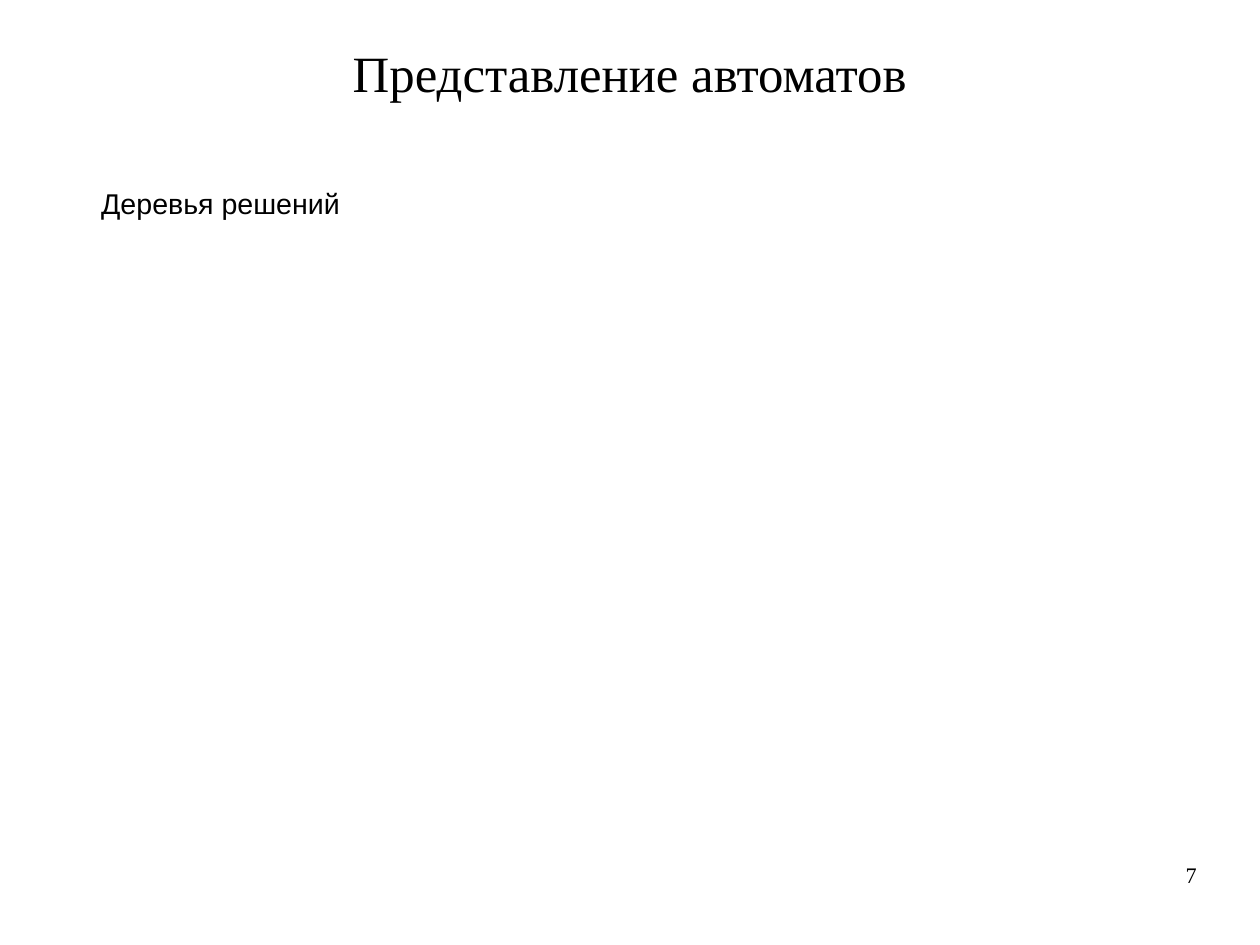
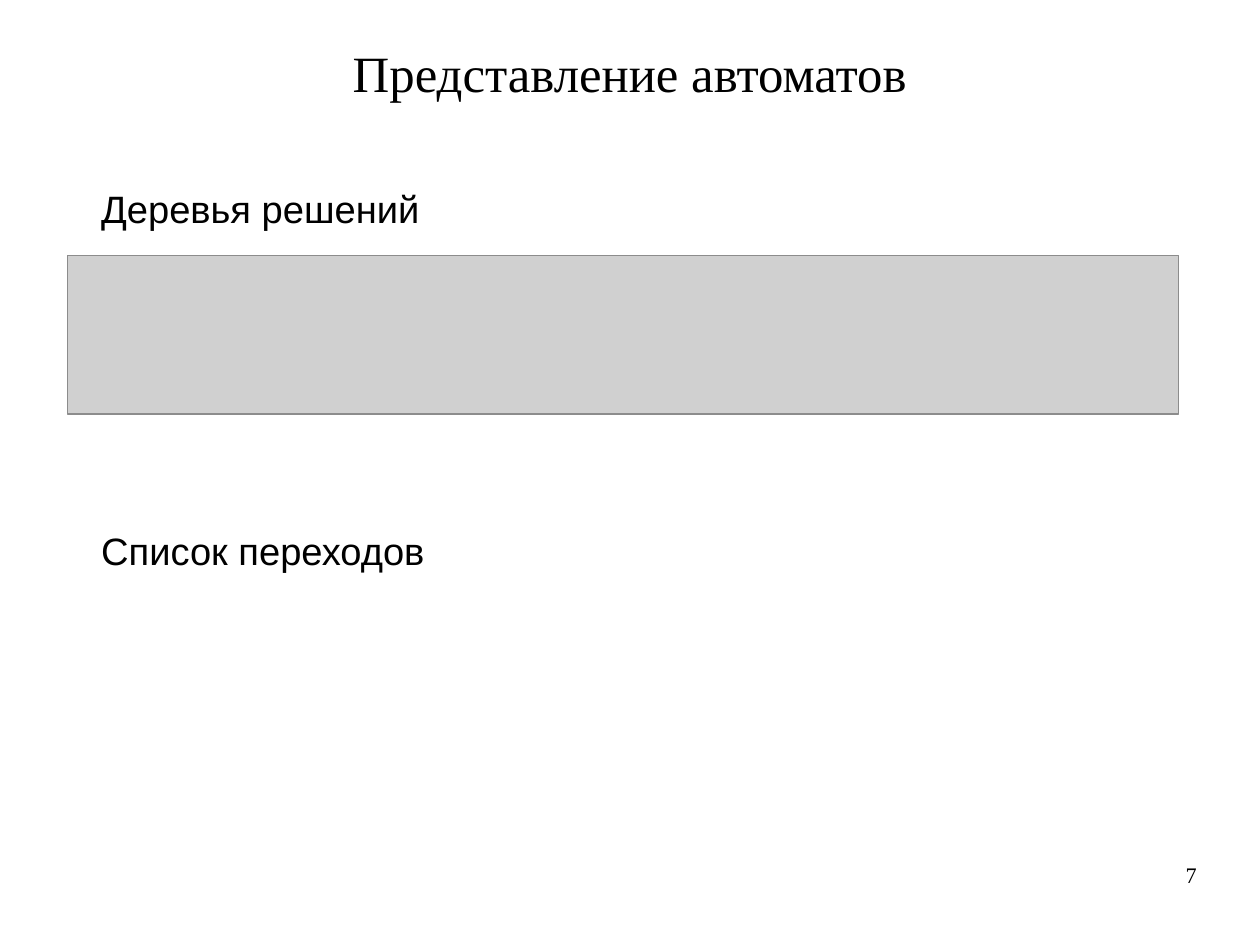
Before and after one commit to artem-bochkarev/master-work, a slide deck: slide 7 of Papers/PresentationKMU.odp. Drawn at 1260x945 pixels with LibreOffice and Linux fonts; fonts in the diff are those of the drawing; grey boxes stand for pictures. Boxes give left, top, right and bottom in pixels: in the first picture for what was removed or moved away, otherwise in the second. Text is boxed around its words. In the diff, an @@ line names an element or a change of style, - is before the commit and + after.

```diff
--- a/Papers/PresentationKMU.odp
+++ b/Papers/PresentationKMU.odp
@@ text "Деревья решений" at bbox=[101, 194, 420, 231]: size 18 to 24 pt @@
@@ picture added at bbox=[67, 255, 1179, 414] @@
@@ text added at bbox=[101, 538, 424, 573], 24 pt, text #000000 @@
+Список переходов
```
Also in this commit, not shown: 4 other slides changed, 2 slides added, 1 slide removed, 4 other files.
